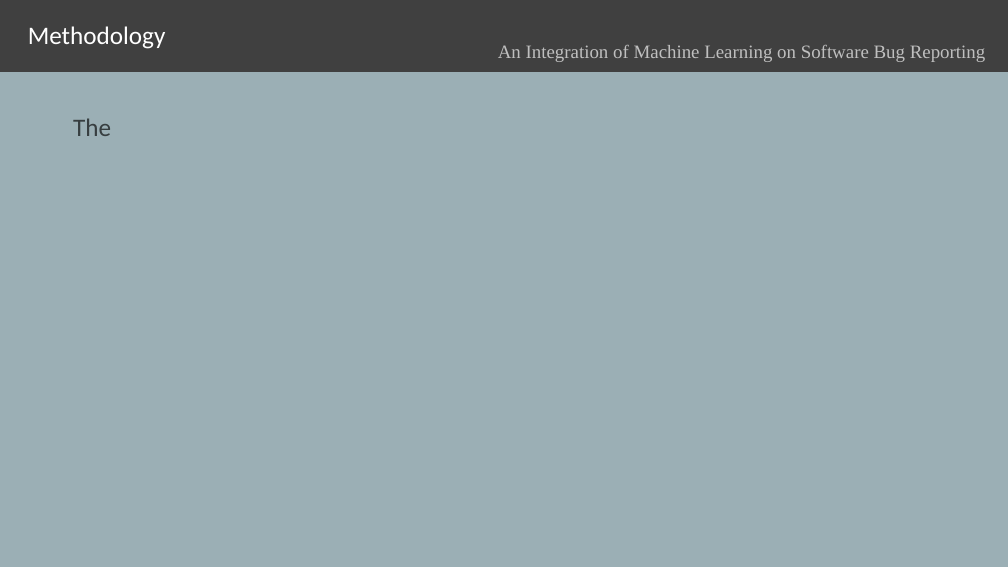
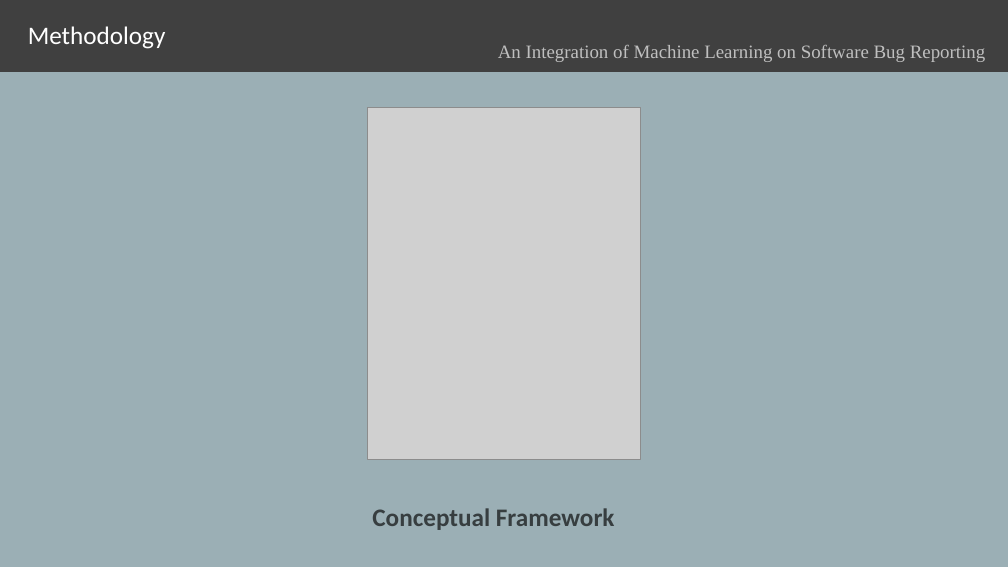
Before and after one commit to jengfad/capstone, a slide deck: slide 19 of joane/Redefense/Capstone 1_JML.pptx (slide 17 before the commit). Drawn at 1008x567 pixels with LibreOffice and Linux fonts; fonts in the diff are those of the drawing; grey boxes stand for pictures. Boxes give left, top, right and bottom in pixels: in the first picture for what was removed or moved away, otherwise in the second. Text is boxed around its words. In the diff, an @@ line names an element or a change of style, - is before the commit and + after.

```diff
--- a/joane/Redefense/Capstone 1_JML.pptx
+++ b/joane/Redefense/Capstone 1_JML.pptx
@@ text removed at [73,118,111,136] @@
-The
@@ picture added at [368,107,640,460] @@
@@ text added at [372,508,615,530], 24 pt, text #383E40, bold @@
+Conceptual Framework
```
Also in this commit, not shown: 3 other slides changed, 4 slides added, 4 other files.
